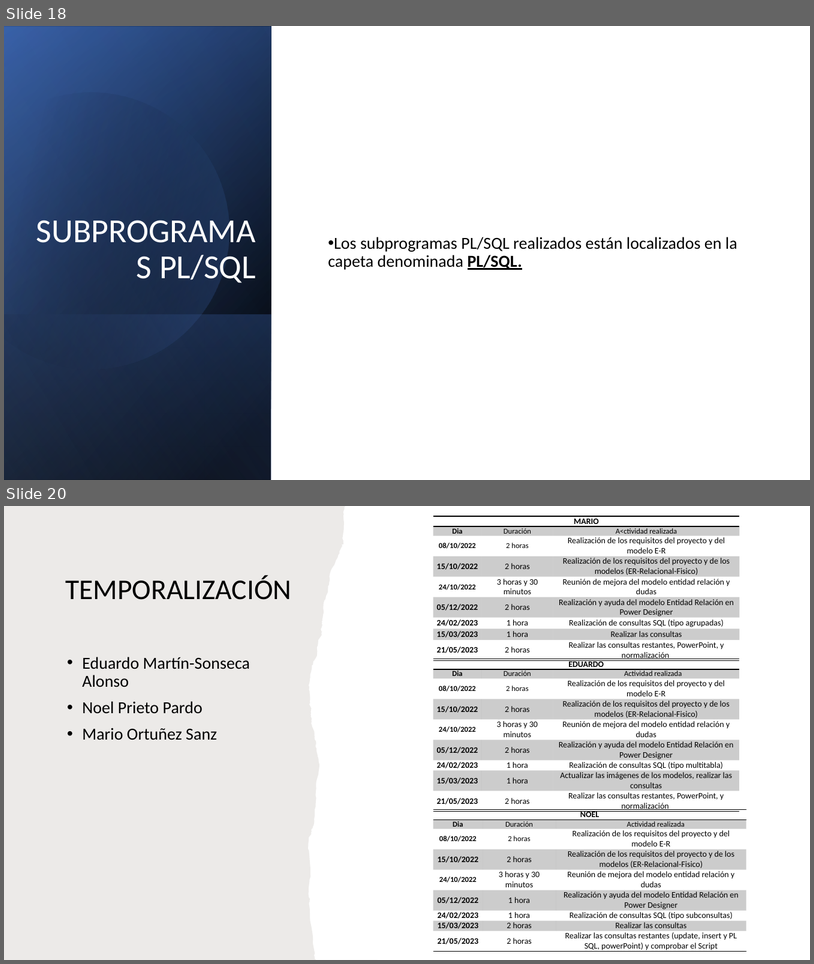
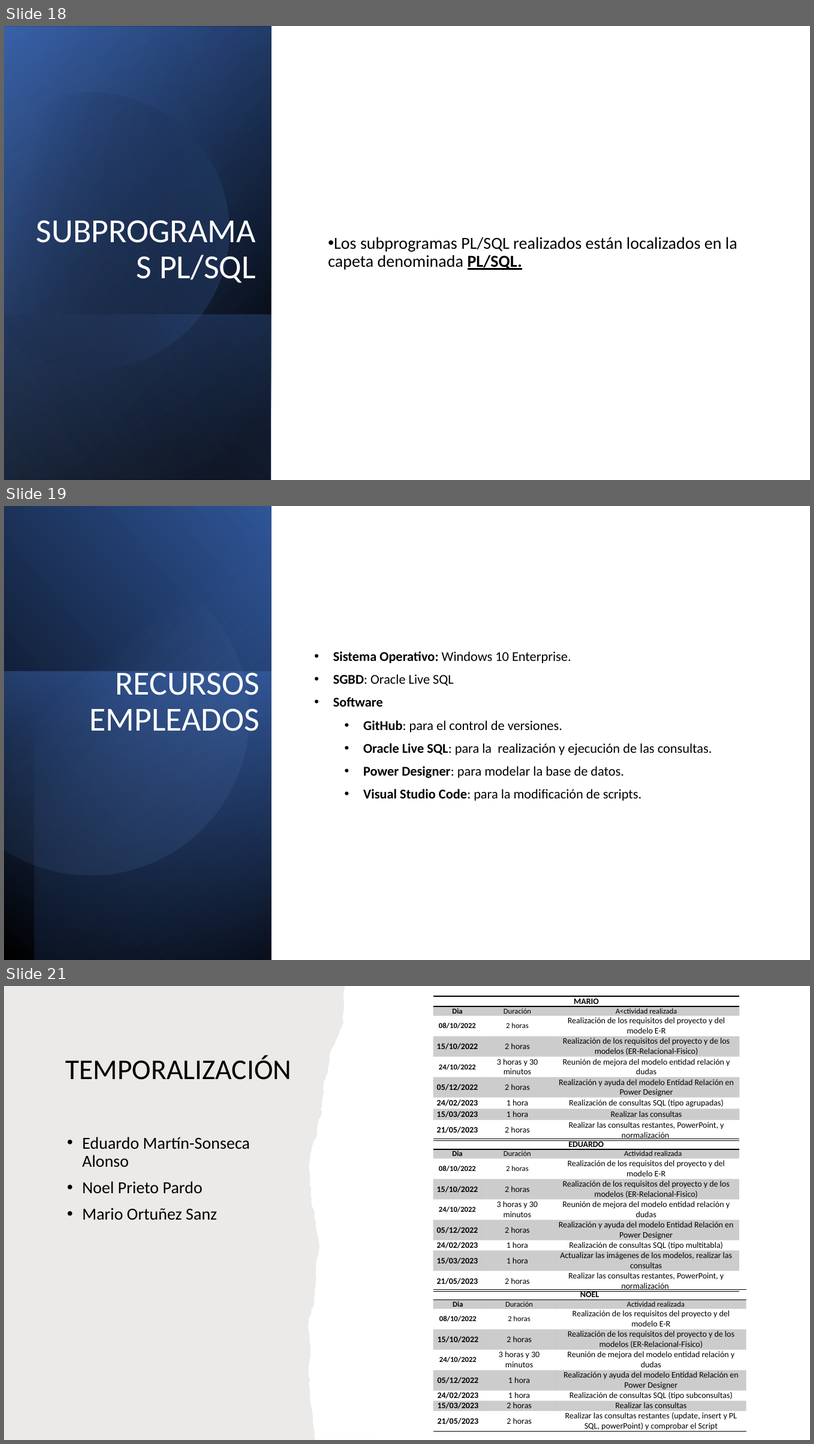
Before and after one commit to maraloeDev/Proyecto-de-Bases-de-Datos, a slide deck: Docs/Finales/Defensa Proyecto de Base de Datos.pptx. Shown one above the other, each under a label of ours: slides 18 and 20 before the commit, slides 18, 19 and 21 after it; the slides between them are not shown. The pictures are 814x964 and 814x1444 pixels, drawn with LibreOffice and Linux fonts; fonts in the diff are those of the drawing. Boxes give left, top, right and bottom in pixels: in the first picture for what was removed or moved away, otherwise in the second. Text is boxed around its words. In the diff, an @@ line names an element or a change of style, - is before the commit and + after.

Commit message:
Modificación recursos empleados Necesarios

```diff
--- a/Docs/Finales/Defensa Proyecto de Base de Datos.pptx
+++ b/Docs/Finales/Defensa Proyecto de Base de Datos.pptx
@@ slide 19 added at <box>4,506,810,960</box>, background #FFFFFF @@
@@ rectangle added at <box>4,506,272,960</box>, fill gradient #000000 to #2F5597 @@
@@ rectangle added at <box>34,506,272,960</box>, fill gradient #000000 to #4472C4 @@
@@ freeform shape added at <box>4,537,278,903</box>, fill gradient #8FAADC to #2F5597 @@
@@ title added at <box>89,666,260,731</box>, 40 pt, text #FFFFFF @@
+RECURSOS EMPLEADOS
@@ text added at <box>333,651,713,801</box>, 16 pt, text #000000 @@
+• Sistema Operativo: Windows 10 Enterprise.
+• SGBD: Oracle Live SQL
+• Software
+  • GitHub: para el control de versiones.
+    • Oracle Live SQL: para la realización y ejecución de las consultas.
+    • Power Designer: para modelar la base de datos.
+    • Visual Studio Code: para la modificación de scripts.
@@ rectangle added at <box>4,672,272,960</box>, fill gradient #4472C4 to #203864 @@
@@ what was slide 20 is now slide 21 @@
```
Also in this commit, not shown: 1 slide changed, 1 other file.
